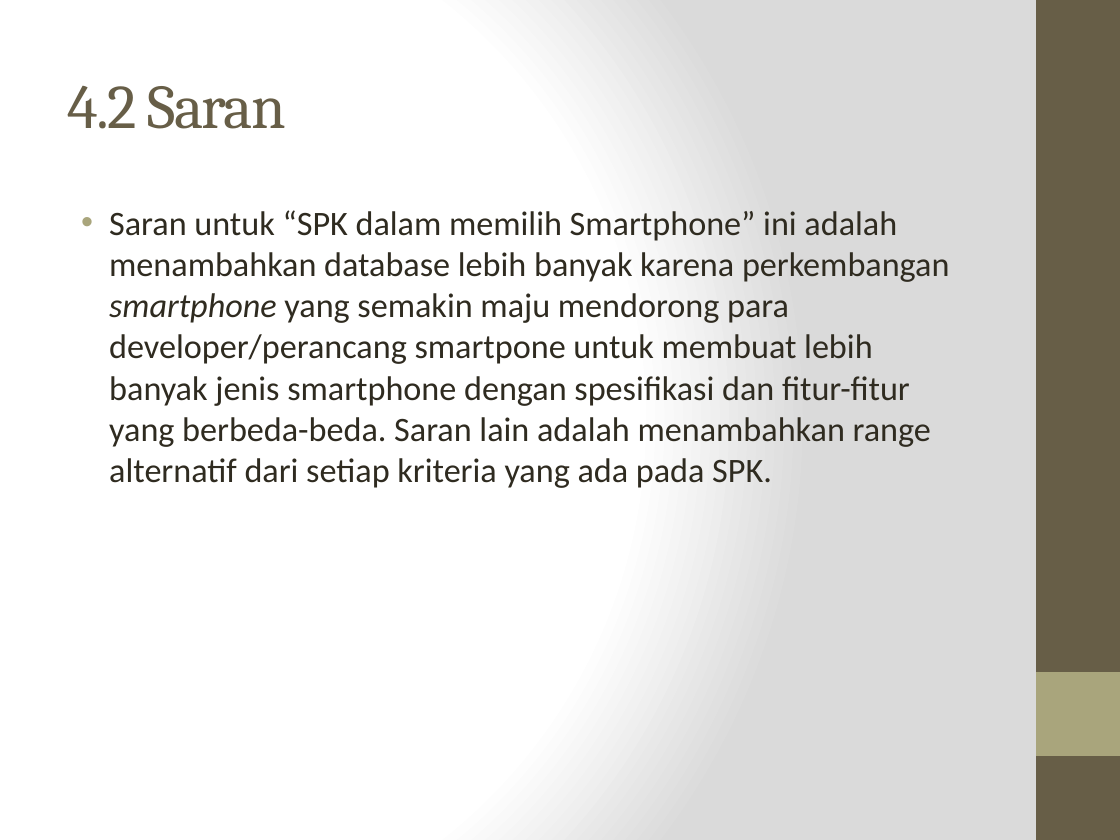
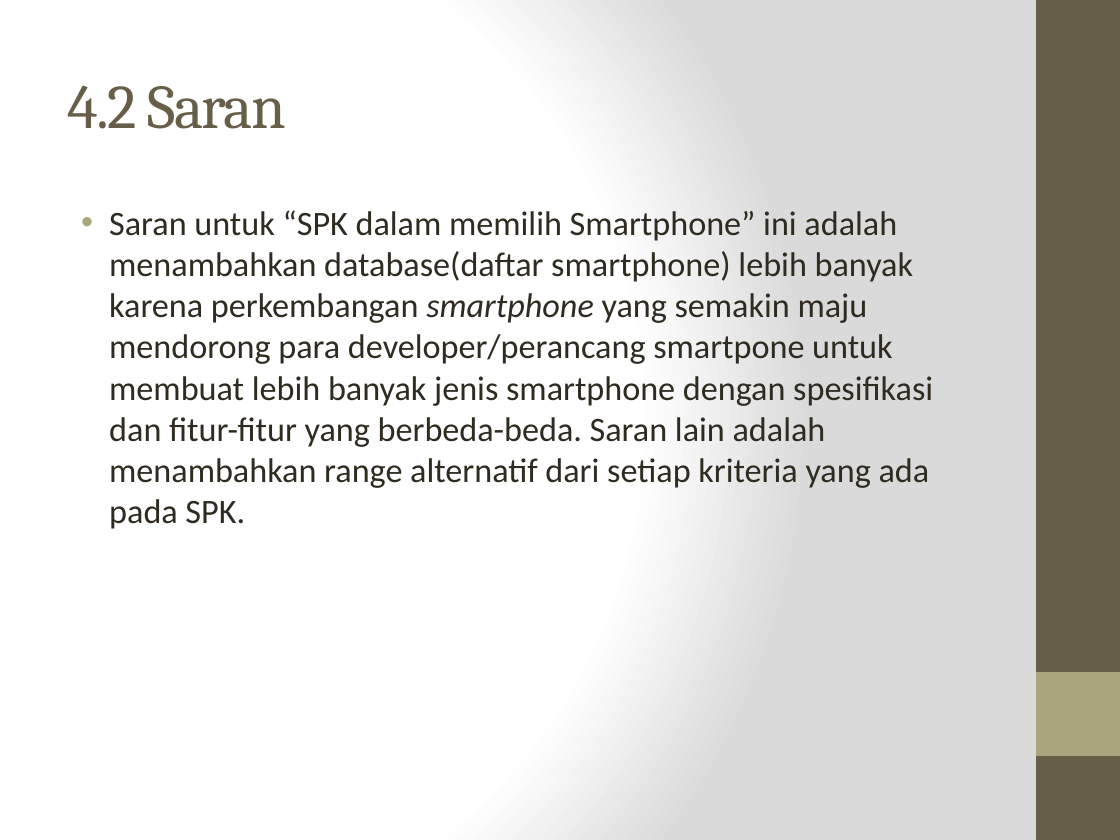
Before and after one commit to kamord/Tugas-SPK, a slide deck: slide 31 of Presentasi v2.2.pptx. Drawn at 1120x840 pixels with LibreOffice and Linux fonts; fonts in the diff are those of the drawing. Boxes give left, top, right and bottom in pixels: in the first picture for what was removed or moved away, otherwise in the second. Text is boxed around its words. In the diff, an @@ line names an element or a change of style, - is before the commit and + after.

```diff
--- a/Presentasi v2.2.pptx
+++ b/Presentasi v2.2.pptx
@@ text at <box>109,210,933,529</box>: text changed @@
-• Saran untuk “SPK dalam memilih Smartphone” ini adalah menambahkan database lebih banyak karena perkembangan smartphone yang semakin maju mendorong para developer/perancang smartpone untuk membuat lebih banyak jenis smartphone dengan spesifikasi dan fitur-fitur yang berbeda-beda. Saran lain adalah menambahkan range alternatif dari setiap kriteria yang ada pada SPK.
+• Saran untuk “SPK dalam memilih Smartphone” ini adalah menambahkan database(daftar smartphone) lebih banyak karena perkembangan smartphone yang semakin maju mendorong para developer/perancang smartpone untuk membuat lebih banyak jenis smartphone dengan spesifikasi dan fitur-fitur yang berbeda-beda. Saran lain adalah menambahkan range alternatif dari setiap kriteria yang ada pada SPK.
```
Also in this commit, not shown: 3 other slides changed, 1 other file.
